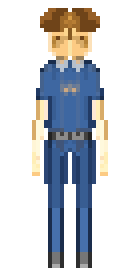
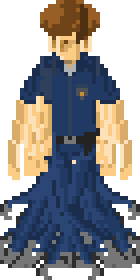
The second w=140, h=280 image is a revision of the first. Changes to its layers:
showed group "left" (8 layers) over (x1=0, y1=0, x2=140, y2=280)
showed group "right" (8 layers) over (x1=0, y1=0, x2=140, y2=280)
added group "idleleft" with 2 layers above "idleright" over (x1=32, y1=4, x2=108, y2=268)
renamed "idleleft" to "1", blend screen → normal, moved it into group "idleleft" over (x1=32, y1=8, x2=108, y2=268)
added layer "2" (3rd of 4, in "idleleft") in group "idleleft" over (x1=36, y1=4, x2=104, y2=268)
added group "idleright" with 2 layers over (x1=32, y1=4, x2=108, y2=268)
renamed "idleright" to "1", blend screen → normal, moved it into group "idleright" over (x1=32, y1=8, x2=108, y2=268)
added layer "2" (4th of 4, in "idleright") in group "idleright" over (x1=36, y1=4, x2=104, y2=268)
